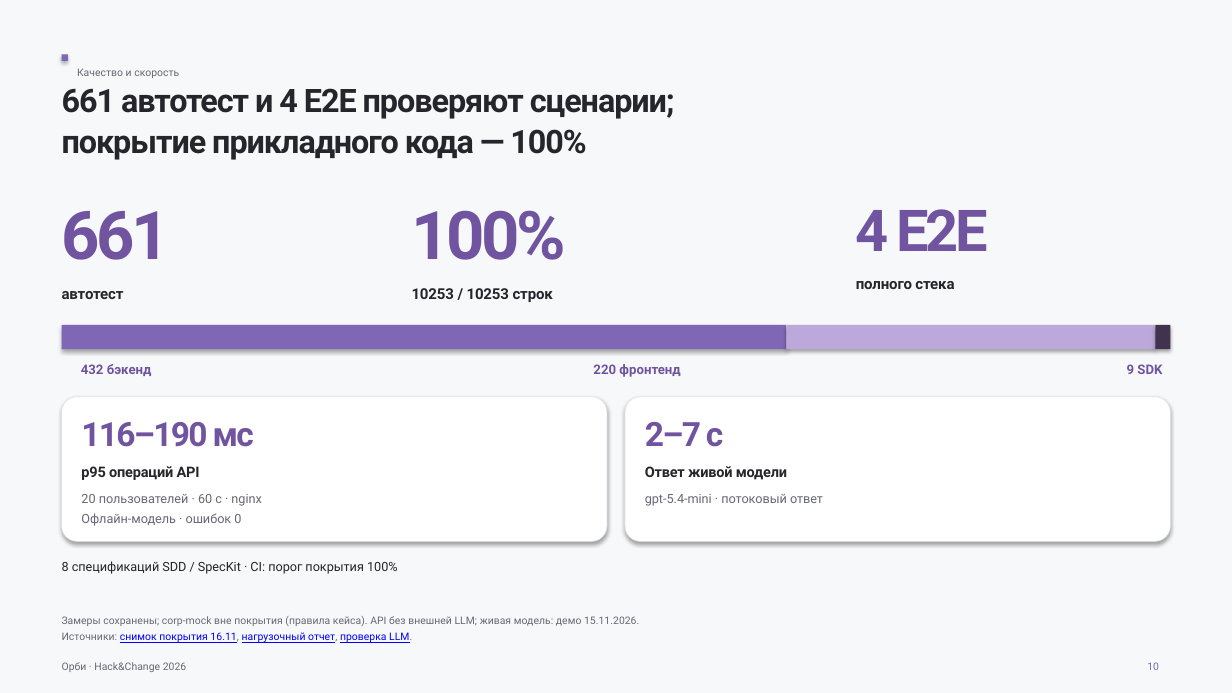
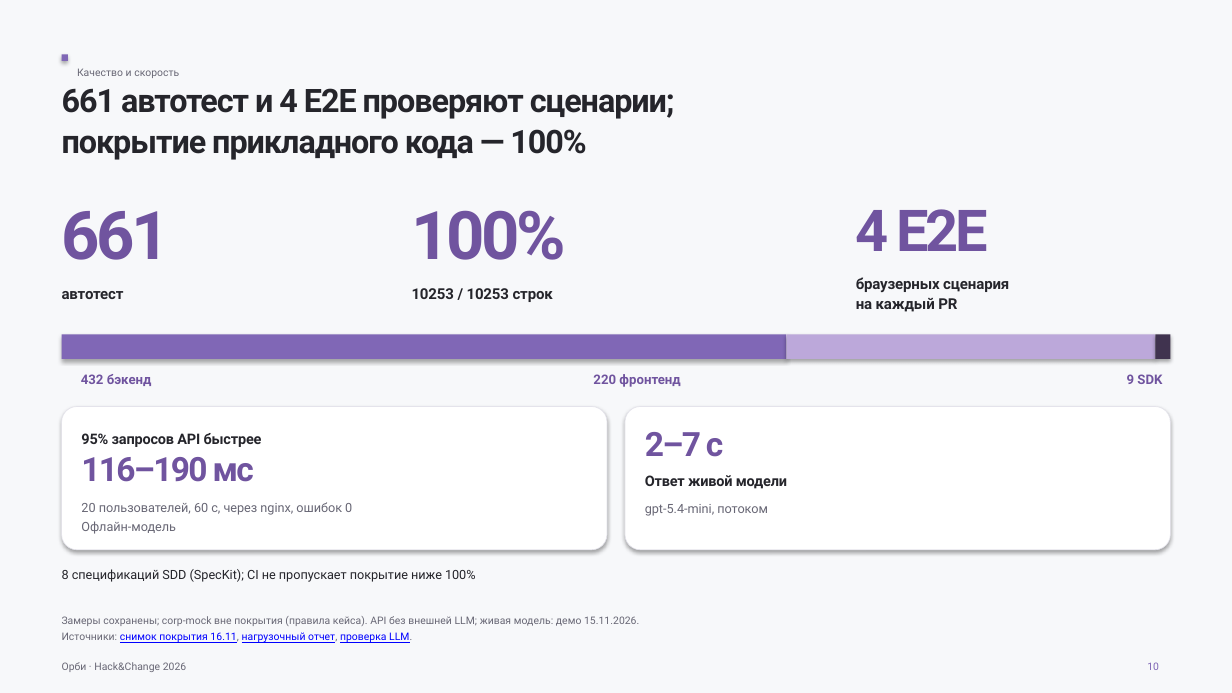
Before and after one commit to luhgeek1/avito-helpus, a slide deck: slide 10 of docs/presentation/orbi-presentation.pptx. Drawn at 1232x693 pixels with LibreOffice and Linux fonts; fonts in the diff are those of the drawing. Boxes give left, top, right and bottom in pixels: in the first picture for what was removed or moved away, otherwise in the second. Text is boxed around its words. In the diff, an @@ line names an element or a change of style, - is before the commit and + after.

```diff
--- a/docs/presentation/orbi-presentation.pptx
+++ b/docs/presentation/orbi-presentation.pptx
@@ text at bbox=[856, 277, 1009, 312]: text changed @@
-полного стека
+браузерных сценария
+на каждый PR
@@ rounded rectangle at bbox=[62, 407, 607, 550]: proportions changed @@
@@ 5 texts, 3 rectangles, 2 rounded rectangles: place and size @@
-5 texts, 3 rectangles, 2 rounded rectangles at bbox=[62, 325, 1170, 542]
+5 texts, 3 rectangles, 2 rounded rectangles at bbox=[62, 335, 1170, 550]
@@ rounded rectangle at bbox=[625, 407, 1170, 550]: proportions changed @@
@@ text "116–190 мс": place and size @@
-text "116–190 мс" at bbox=[81, 422, 254, 447]
+text "116–190 мс" at bbox=[81, 457, 254, 482]
@@ text at bbox=[81, 433, 262, 447]: text changed @@
-p95 операций API
+95% запросов API быстрее
@@ text at bbox=[81, 502, 352, 534]: text changed @@
-20 пользователей · 60 с · nginx
-Офлайн-модель · ошибок 0
+20 пользователей, 60 с, через nginx, ошибок 0
+Офлайн-модель
@@ text at bbox=[645, 504, 768, 516]: text changed @@
-gpt-5.4-mini · потоковый ответ
+gpt-5.4-mini, потоком
@@ text at bbox=[62, 569, 476, 582]: text changed @@
-8 спецификаций SDD / SpecKit · CI: порог покрытия 100%
+8 спецификаций SDD (SpecKit); CI не пропускает покрытие ниже 100%
```
Also in this commit, not shown: 15 other slides changed, 4 other files.
